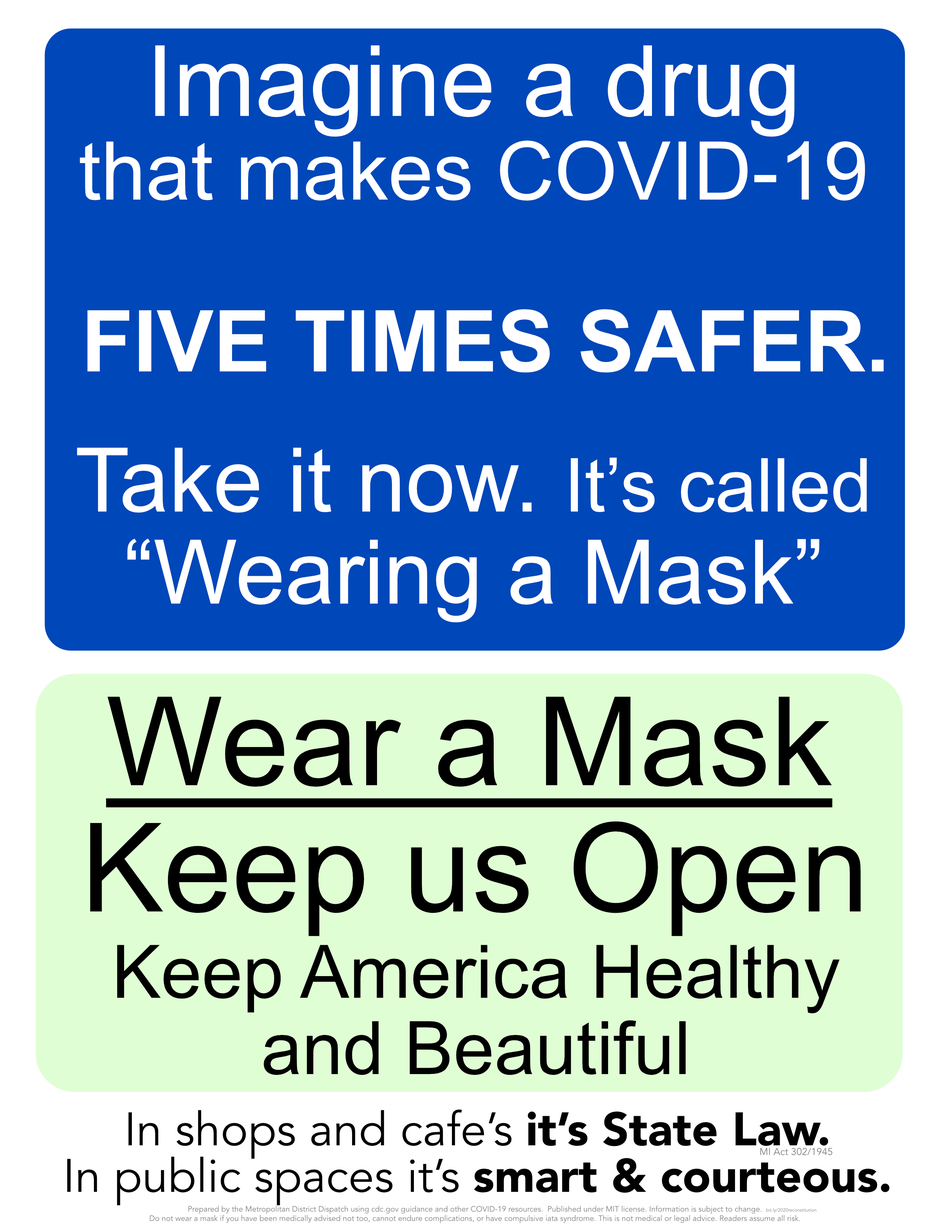
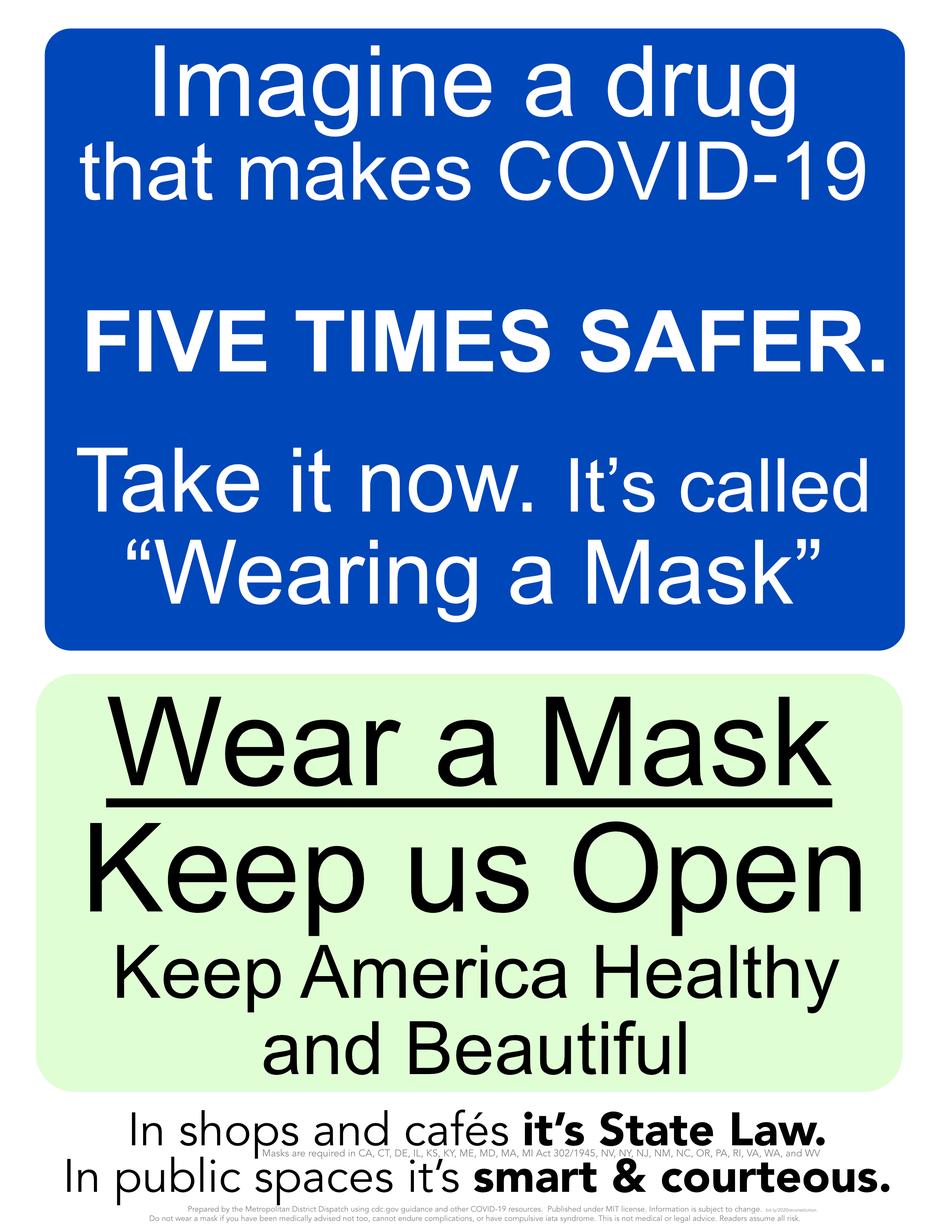
Layered file, before and after one edit (950 × 1229). Changes by layer:
painted on (unnamed layer) (6th of 15, in (unnamed layer)) over [262, 1148, 833, 1160]
painted on (unnamed layer) (7th of 15, in (unnamed layer)) over [128, 1109, 829, 1160]
